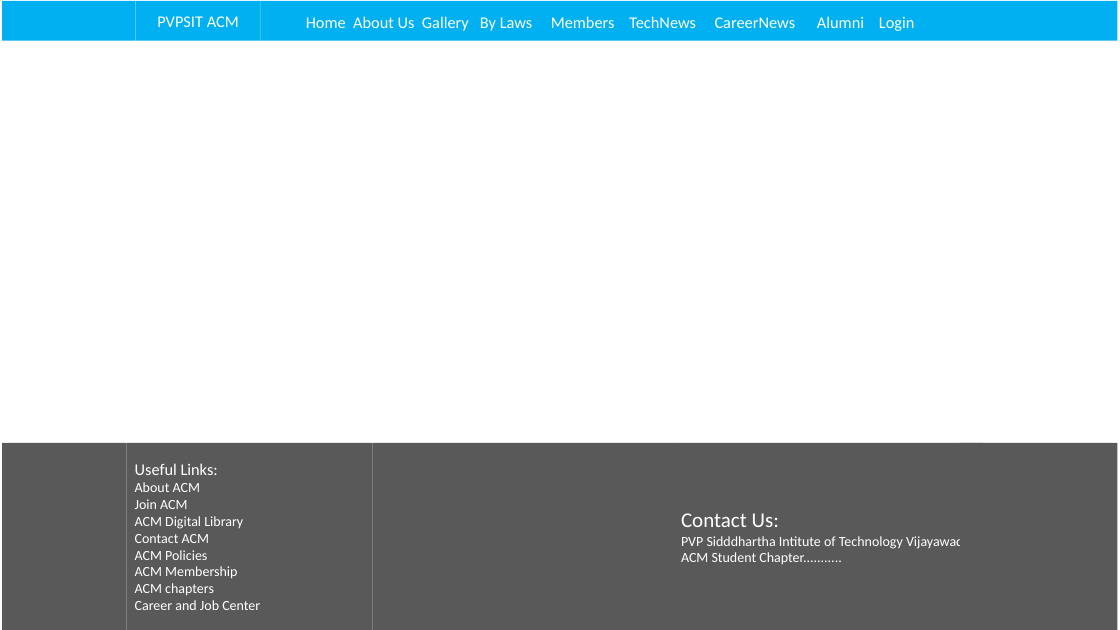
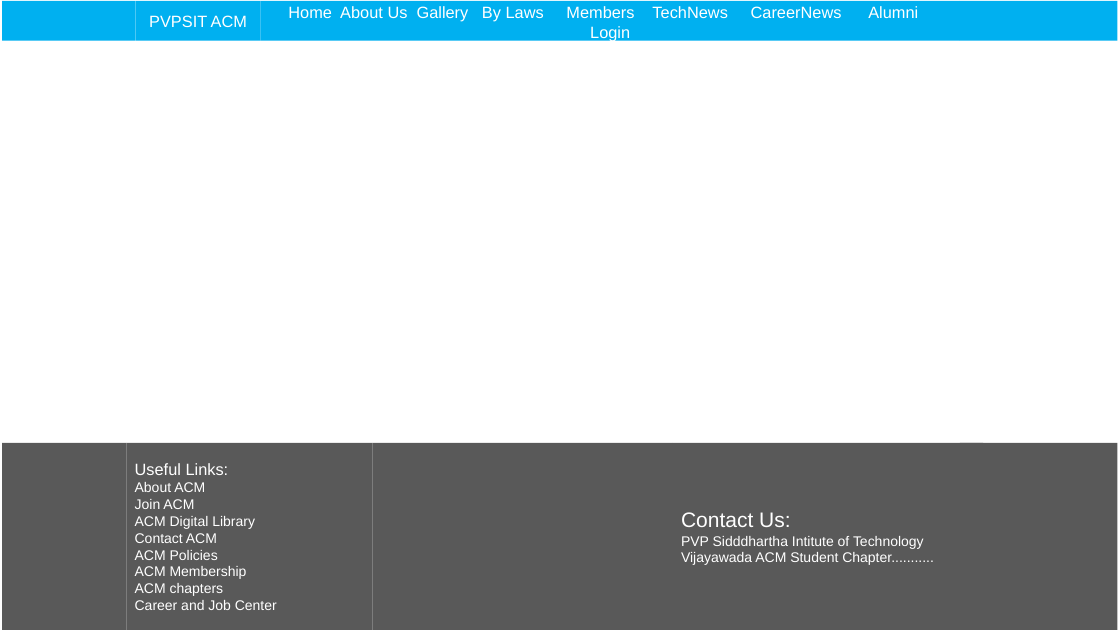
Before and after one commit to abhi4mu/ACM, a slide deck: slide 1 of ACM_layout_ppt.pptx. Drawn at 1120x630 pixels with LibreOffice and Linux fonts; fonts in the diff are those of the drawing. Boxes give left, top, right and bottom in pixels: in the first picture for what was removed or moved away, otherwise in the second. Text is boxed around its words. In the diff, an @@ line names an element or a change of style, - is before the commit and + after.

```diff
--- a/ACM_layout_ppt.pptx
+++ b/ACM_layout_ppt.pptx
@@ font Calibri to Arial in 4 elements at (136,1,261,41), (260,1,960,41), (126,443,372,630), (673,443,983,630) @@
```
